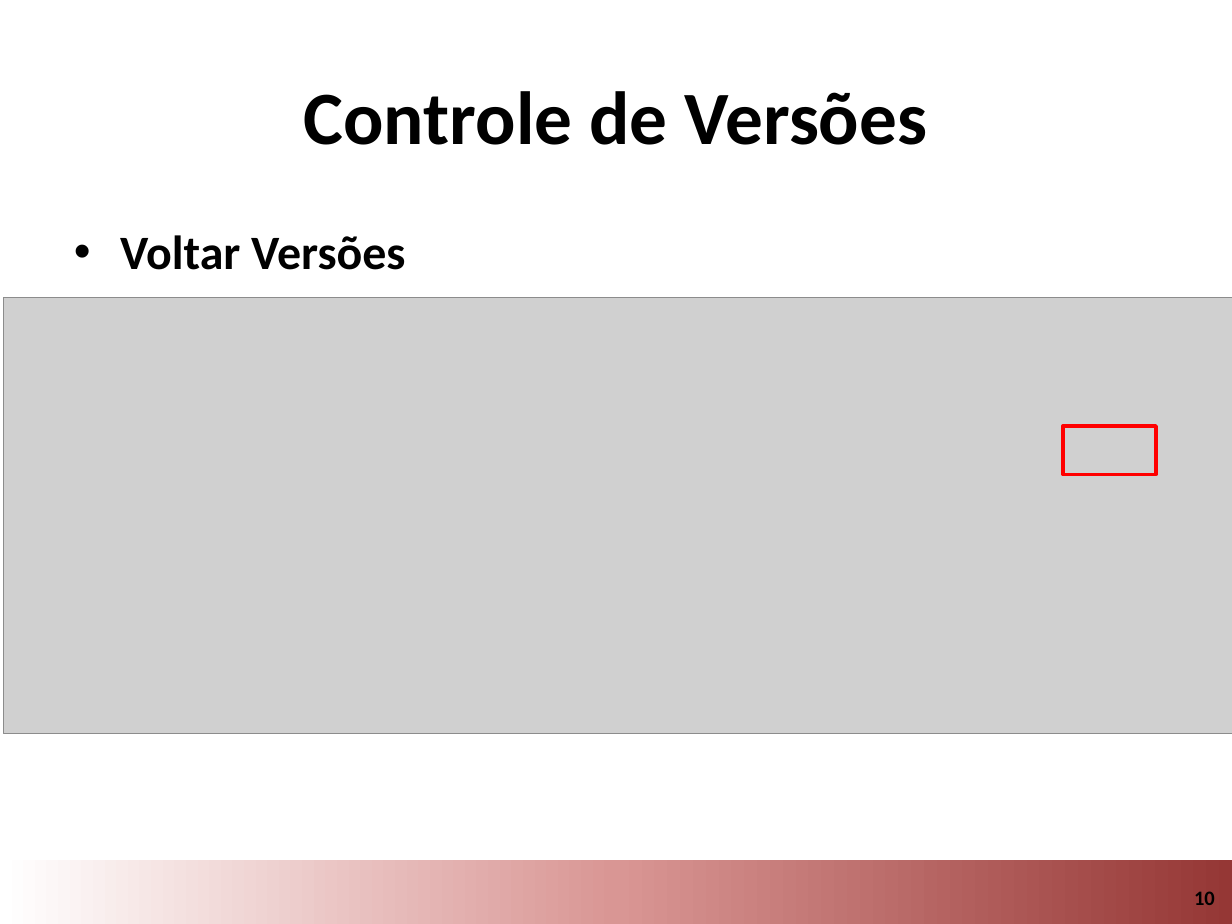
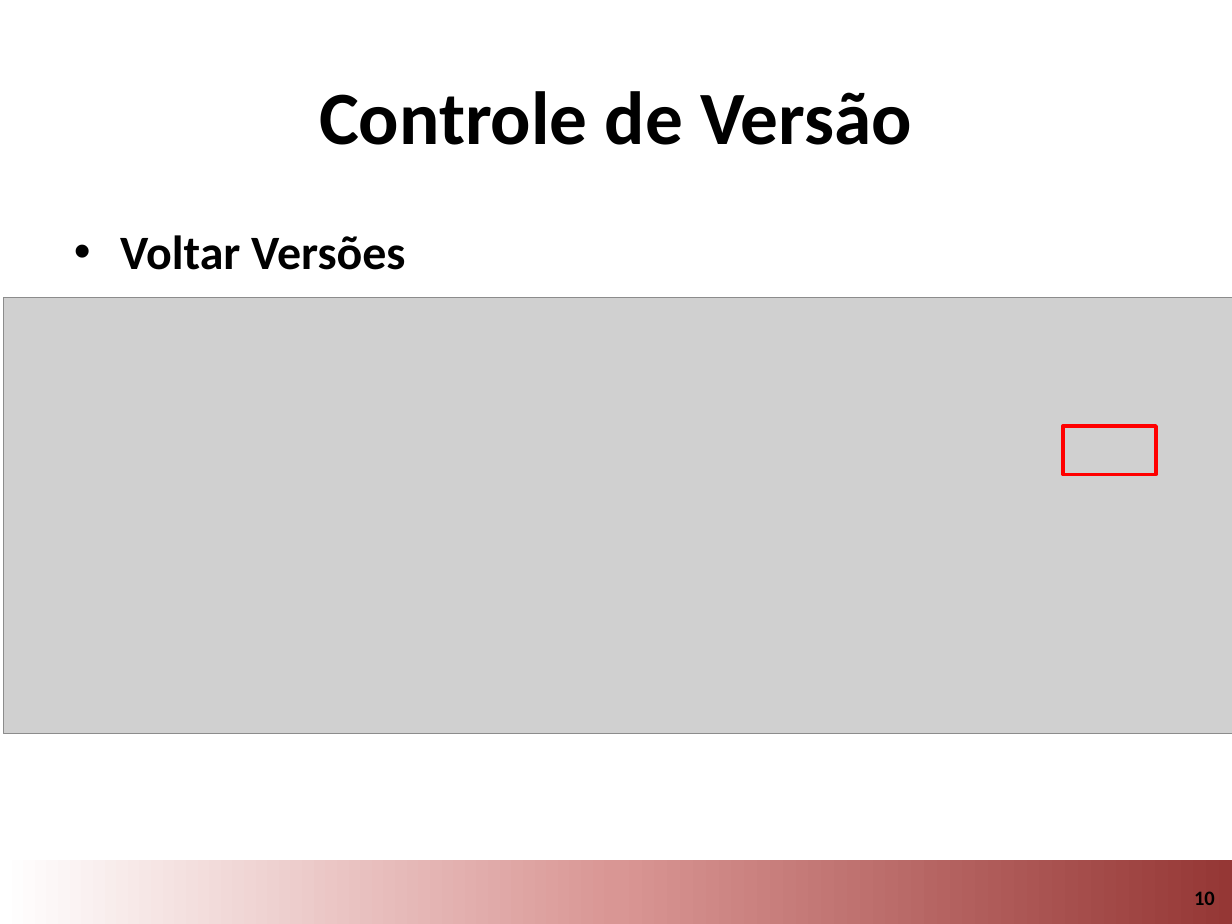
Before and after one commit to ESEGroup/mytinyPoll, a slide deck: slide 10 of Material de Referencia/Controle de Versao.pptx. Drawn at 1232x924 pixels with LibreOffice and Linux fonts; fonts in the diff are those of the drawing; grey boxes stand for pictures; background and template pictures are left out. Boxes give left, top, right and bottom in pixels: in the first picture for what was removed or moved away, otherwise in the second. Text is boxed around its words. In the diff, an @@ line names an element or a change of style, - is before the commit and + after.

```diff
--- a/Material de Referencia/Controle de Versao.pptx
+++ b/Material de Referencia/Controle de Versao.pptx
@@ title at [319,91,912,145]: text changed @@
-Controle de Versões
+Controle de Versão
```
Also in this commit, not shown: 2 other slides changed, 1 other file.
